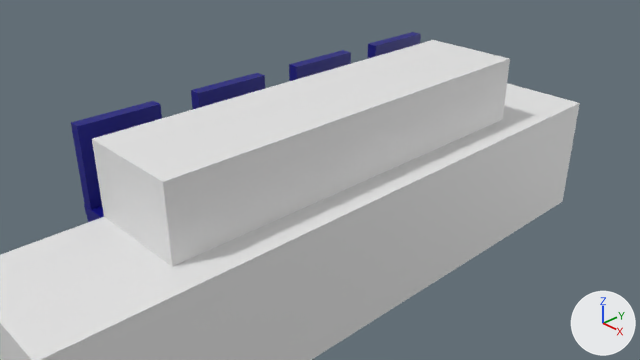
What one commit did to the Blender file theroom/excersizes/teater/seatrow_blue.blend.
The view is the same before and after, from the file's camera 'Camera'. Lighting does not change. The marker at lower right points along +X, +Y and +Z.

Objects in the first picture: '4chair', 'carpet.zone', 'front.zone'.
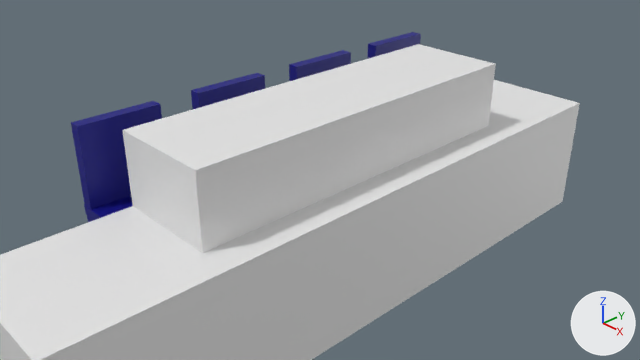
The change, as a list of edits to the scene's bpy script:
```text
Change ob_front_zone:
    ob_front_zone.scale: (0.788, -3.24, 1.0) -> (0.788, -2.84, 1.0)
```

Pixel boxes [x1, y1, x2, y2] of what changed, in the pictures (640 x 360 px):
'front.zone', rescaled (11% narrower, 8% shorter)
    before: [92, 40, 510, 267]
    after: [122, 44, 496, 253]
